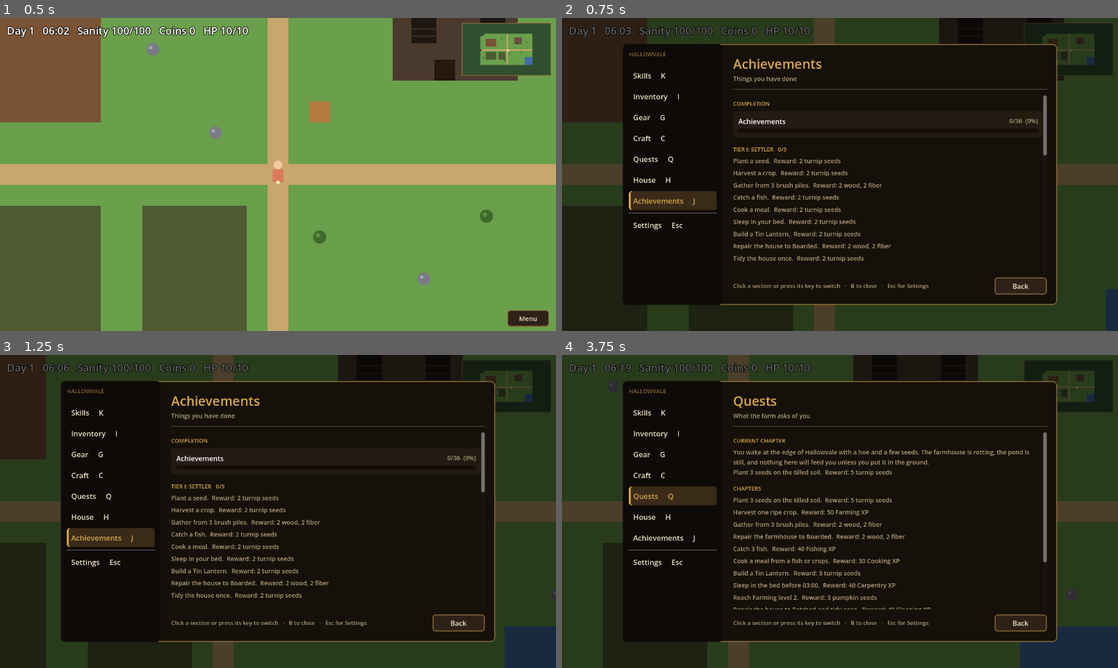
Above: before the commit, frames 1-4 (two rows, left to right).
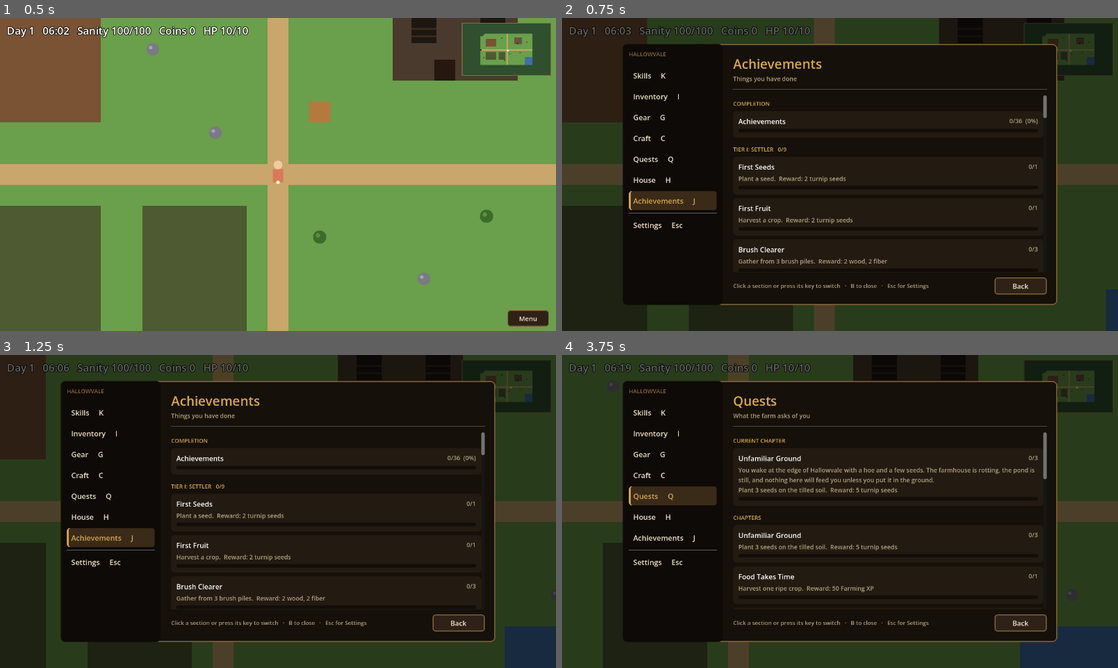
Above: after the commit, the same moments.

Repository: joshj1108/CrowCreekHollow
Game: Godot game, scene res://scenes/main.tscn
The game is run twice, just before and just after one commit, with the same random seed, the same clock (stepped at 60 frames per second) and the same inputs.
Inputs (mouse positions are in pixels of both pictures, inside the frame that each line leads up to):
- Up to frame 1 (0.5 s): no input
- Up to frame 2 (0.75 s): tap Enter at 0.5 s; move the mouse to (962, 158) at 0.52 s; hold D (move_right) from 0.53 s (still down); tap J (achievements) at 0.6 s; click (962, 158) at 0.67 s
- Up to frame 3 (1.25 s): keep holding D (move_right)
- Up to frame 4 (3.75 s): move the mouse to (728, 527) at 1.27 s; release D (move_right) at 1.28 s; hold S (move_down) 1.28-2.03 s; tap C (craft) at 1.35, 2.75 s; move the mouse to (895, 442) at 2.02 s; hold D (move_right) 2.03-2.78 s; tap G (gear) at 2.1 s; move the mouse to (812, 574) at 2.77 s; hold W (move_up) 2.78-3.53 s; tap H (house) at 2.85 s; click (812, 574) at 2.92 s; tap Space (use) at 3.5 s; move the mouse to (1006, 558) at 3.52 s; hold A (move_left) from 3.53 s (still down); tap Q (quests) at 3.6 s

Frame 1 is identical in both runs. In frame 2, 2.2% of the frame differs, in the area x 30-88%, y 31-79%; in frame 3, 2.2%; in frame 4, 4.5%, in the area x 30-88%, y 30-82%.

Commit message:
Strike through completed quests in the Quests menu
Completed chapters show their title struck through, dimmed, with Done in
place of the progress count. Quest cards now show their titles too, which
they didn't before.

Co-Authored-By: Claude Haiku 5.5 <noreply@anthropic.com>
Claude-Session: https://claude.ai/code/session_016EvHBYyFANDWxunM27u84C

Diff:
--- a/scripts/action_bar.gd
+++ b/scripts/action_bar.gd
@@ -260,7 +260,7 @@
 		spaced.add_theme_constant_override("margin_top", 10)
 		spaced.add_child(heading)
 		return spaced
-	if data.has("note"):
+	if data.has("note") and not data.has("name"):
 		var note := Label.new()
 		note.text = str(data["note"])
 		note.autowrap_mode = TextServer.AUTOWRAP_WORD_SMART
@@ -282,11 +282,24 @@
 	line.add_theme_constant_override("separation", 14)
 	block.add_child(line)
 
-	var name_label := Label.new()
-	name_label.text = str(data.get("name", ""))
-	name_label.add_theme_font_size_override("font_size", 16)
-	name_label.size_flags_horizontal = Control.SIZE_EXPAND_FILL
-	line.add_child(name_label)
+	# A struck name is a finished item, such as a completed quest. It is drawn dimmed with a line through it.
+	var name_control: Control
+	if bool(data.get("struck", false)):
+		var rich := RichTextLabel.new()
+		rich.bbcode_enabled = true
+		rich.fit_content = true
+		rich.scroll_active = false
+		rich.text = "[s]%s[/s]" % str(data.get("name", ""))
+		rich.add_theme_font_size_override("normal_font_size", 16)
+		rich.add_theme_color_override("default_color", COL_MUTED)
+		name_control = rich
+	else:
+		var name_label := Label.new()
+		name_label.text = str(data.get("name", ""))
+		name_label.add_theme_font_size_override("font_size", 16)
+		name_control = name_label
+	name_control.size_flags_horizontal = Control.SIZE_EXPAND_FILL
+	line.add_child(name_control)
 
 	var value_label := Label.new()
 	value_label.text = str(data.get("value", ""))
@@ -303,6 +316,14 @@
 		_style_button(button, false)
 		button.pressed.connect(_on_action_pressed.bind(str(data.get("action", ""))))
 		line.add_child(button)
+
+	if data.has("note"):
+		var note := Label.new()
+		note.text = str(data["note"])
+		note.autowrap_mode = TextServer.AUTOWRAP_WORD_SMART
+		note.add_theme_font_size_override("font_size", 14)
+		note.add_theme_color_override("font_color", COL_MUTED)
+		block.add_child(note)
 
 	if data.has("progress"):
 		var bar := ProgressBar.new()
--- a/scripts/main.gd
+++ b/scripts/main.gd
@@ -1501,8 +1501,9 @@
 	if expanded:
 		note = "%s\n%s" % [q["story"], note]
 	return {
-		"name": "%s%s" % [q["title"], "   (done)" if done else ""],
-		"value": "%d/%d" % [shown, q["goal"]],
+		"name": str(q["title"]),
+		"struck": done,
+		"value": "Done" if done else "%d/%d" % [shown, q["goal"]],
 		"progress": float(shown) / float(q["goal"]),
 		"note": note,
 	}
Not shown, changed: DESIGN.md
